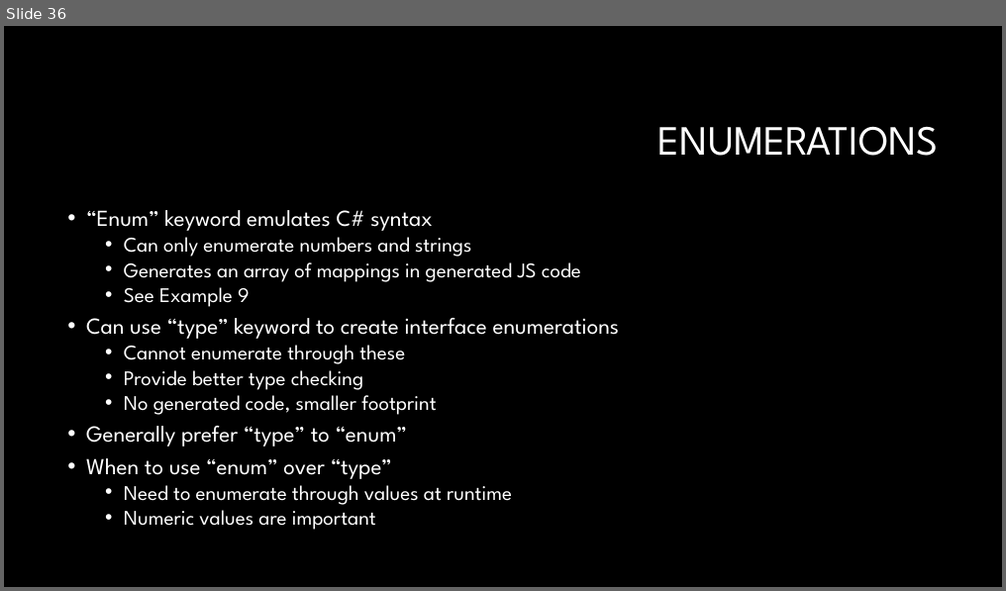
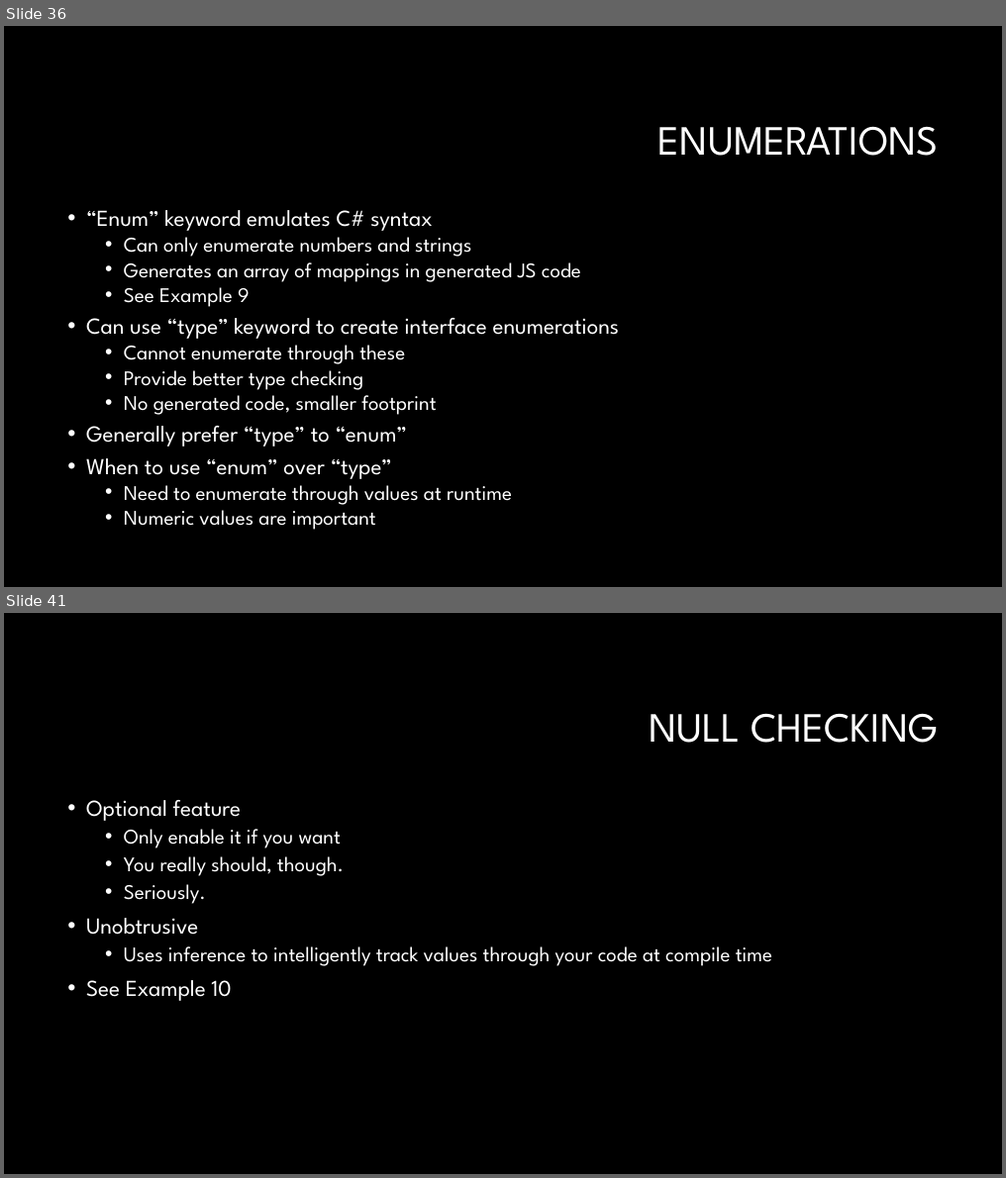
Before and after one commit to RonPenton/intro-to-typescript, a slide deck: Web development with Typescript.pptx. Shown one above the other, each under a label of ours: slide 36 before the commit, slides 36 and 41 after it; the slides between them are not shown. The pictures are 1006x591 and 1006x1178 pixels, drawn with LibreOffice and Linux fonts; fonts in the diff are those of the drawing; background and template pictures are left out. Boxes give left, top, right and bottom in pixels: in the first picture for what was removed or moved away, otherwise in the second. Text is boxed around its words. In the diff, an @@ line names an element or a change of style, - is before the commit and + after.

Commit message:
null checking

```diff
--- a/Web development with Typescript.pptx
+++ b/Web development with Typescript.pptx
@@ slide 41 added at (4, 613, 1002, 1174), background #000000 @@
@@ title added at (648, 713, 939, 743), 40 pt, text #FFFFFF @@
+NULL CHECKING
@@ text added at (86, 800, 772, 1001), 20 pt, text #FFFFFF @@
+• Optional feature
+  • Only enable it if you want
+  • You really should, though.
+  • Seriously.
+• Unobtrusive
+  • Uses inference to intelligently track values through your code at compile time
+• See Example 10
```
Also in this commit, not shown: 5 other slides added, 8 other files.
